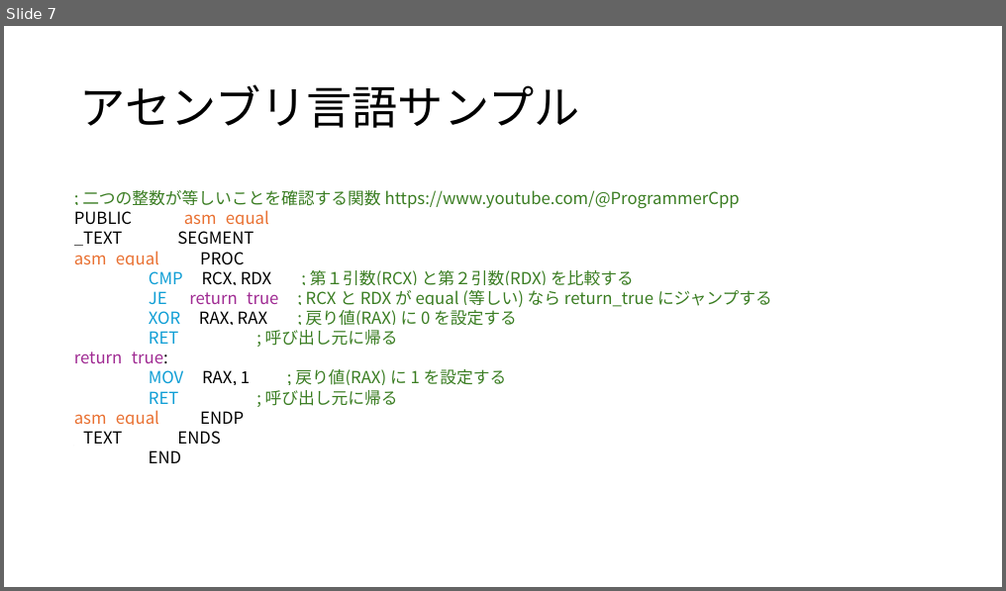
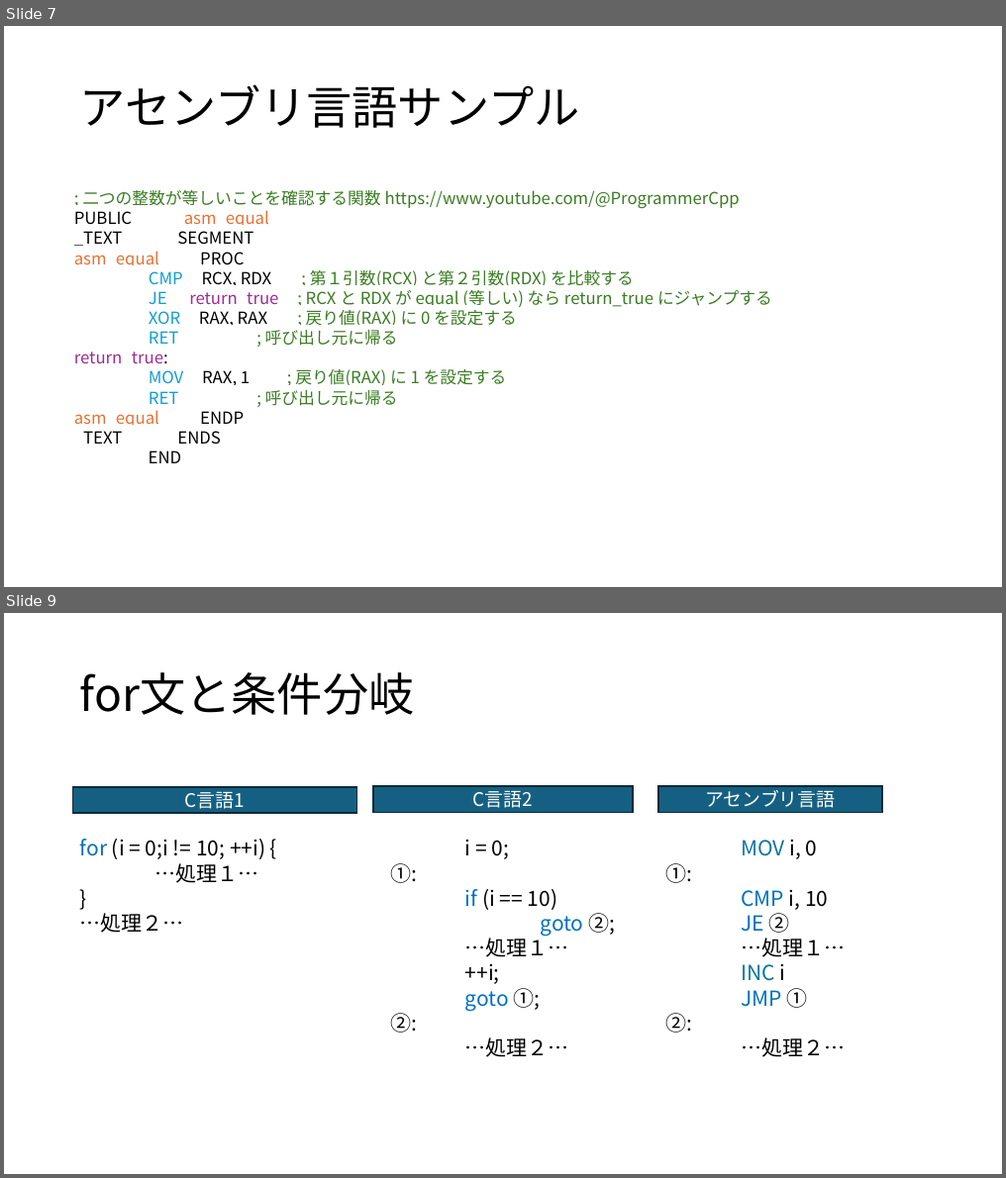
Before and after one commit to youtube-programmercpp/Y250713AsmJcc, a slide deck: 条件分岐入門.pptx. Shown one above the other, each under a label of ours: slide 7 before the commit, slides 7 and 9 after it; the slides between them are not shown. The pictures are 1006x591 and 1006x1178 pixels, drawn with LibreOffice and Linux fonts; fonts in the diff are those of the drawing. Boxes give left, top, right and bottom in pixels: in the first picture for what was removed or moved away, otherwise in the second. Text is boxed around its words. In the diff, an @@ line names an element or a change of style, - is before the commit and + after.

```diff
--- a/条件分岐入門.pptx
+++ b/条件分岐入門.pptx
@@ slide 9 added at (4, 613, 1002, 1174), background #FFFFFF @@
@@ title added at (80, 672, 415, 715), 44 pt, text #000000 @@
+for文と条件分岐
@@ rectangle added at (73, 786, 357, 813), fill #156082, outline #092A39 1.5 pt, 18 pt, text #FFFFFF @@
+C言語1
@@ rectangle added at (373, 786, 633, 813), fill #156082, outline #092A39 1.5 pt, 18 pt, text #FFFFFF @@
+C言語2
@@ rectangle added at (659, 786, 882, 813), fill #156082, outline #092A39 1.5 pt, 18 pt, text #FFFFFF @@
+アセンブリ言語
@@ text added at (80, 839, 265, 933), 20 pt, text #000000 @@
+for (i = 0;i != 10; ++i) {
+…処理１…
+}
+…処理２…
@@ text added at (465, 840, 615, 1058), 20 pt, text #000000 @@
+i = 0;
+①:
+if (i == 10)
+goto ②;
+…処理１…
+++i;
+goto ①;
+②:
+…処理２…
@@ text added at (741, 840, 845, 1058), 20 pt, text #000000 @@
+MOV i, 0
+①:
+CMP i, 10
+JE ②
+…処理１…
+INC i
+JMP ①
+②:
+…処理２…
```
Also in this commit, not shown: 1 slide changed, 2 other slides added, 1 slide removed.
